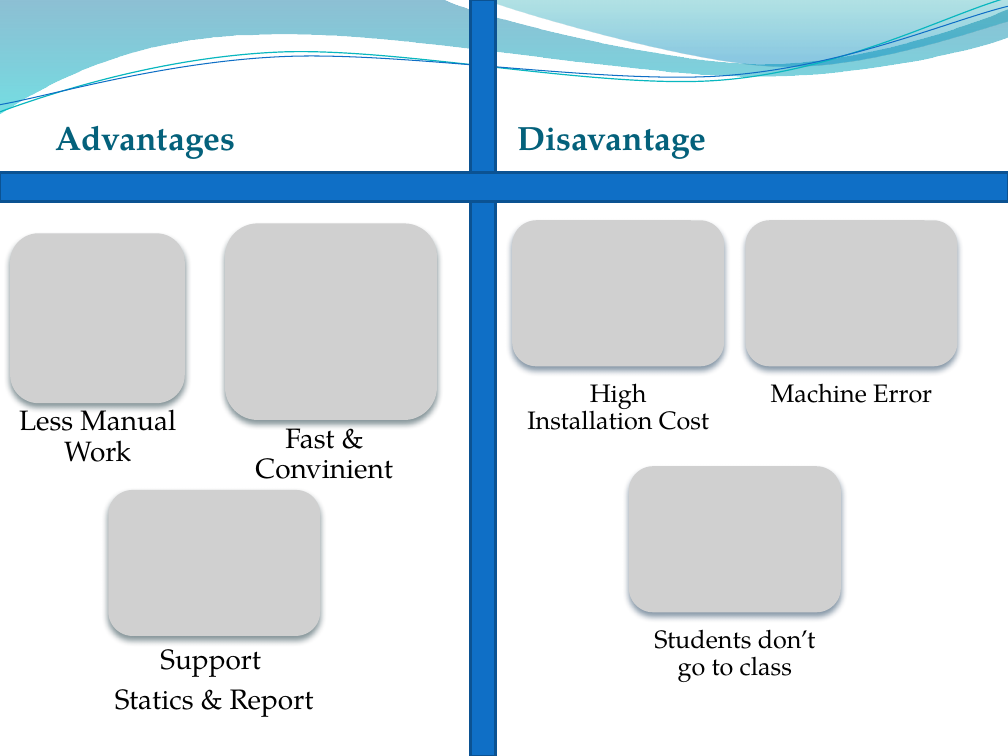
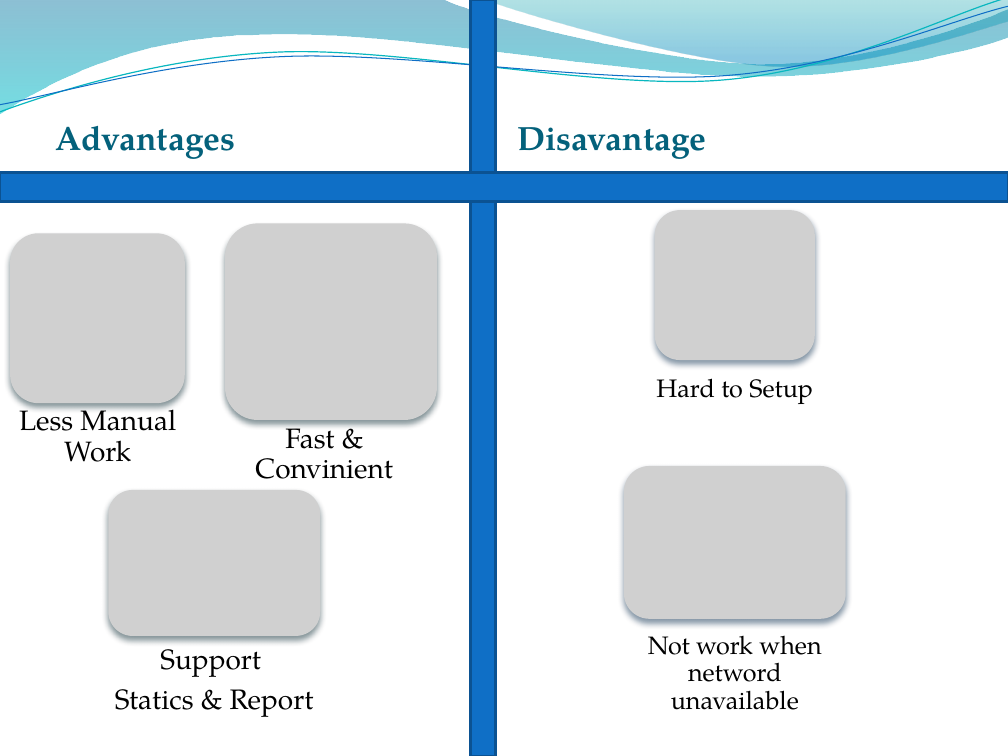
Before and after one commit to conanak99/roll-system-mobile, a slide deck: slide 8 of Document/Slide/Slide thuyet trinh.pptx (slide 7 before the commit). Drawn at 1008x756 pixels with LibreOffice and Linux fonts; fonts in the diff are those of the drawing; grey boxes stand for pictures; background and template pictures are left out. Boxes give left, top, right and bottom in pixels: in the first picture for what was removed or moved away, otherwise in the second. Text is boxed around its words. In the diff, an @@ line names an element or a change of style, - is before the commit and + after.

```diff
--- a/Document/Slide/Slide thuyet trinh.pptx
+++ b/Document/Slide/Slide thuyet trinh.pptx
@@ picture added at (x1=655, y1=210, x2=815, y2=360) @@
@@ text added at (x1=656, y1=378, x2=813, y2=404), 18 pt, text #000000 @@
+Hard to Setup
@@ picture resized from (x1=629, y1=467, x2=841, y2=613) to (x1=624, y1=466, x2=846, y2=619) @@
@@ group removed at (x1=512, y1=221, x2=958, y2=682): 3 texts, 2 pictures @@
-High Installation Cost
-Machine Error
-Students don’t go to class
@@ text added at (x1=648, y1=635, x2=821, y2=710), 18 pt, text #000000 @@
+Not work when netword unavailable
```
Also in this commit, not shown: 5 other slides changed, 3 slides added, 1 slide removed, 1 other file.
